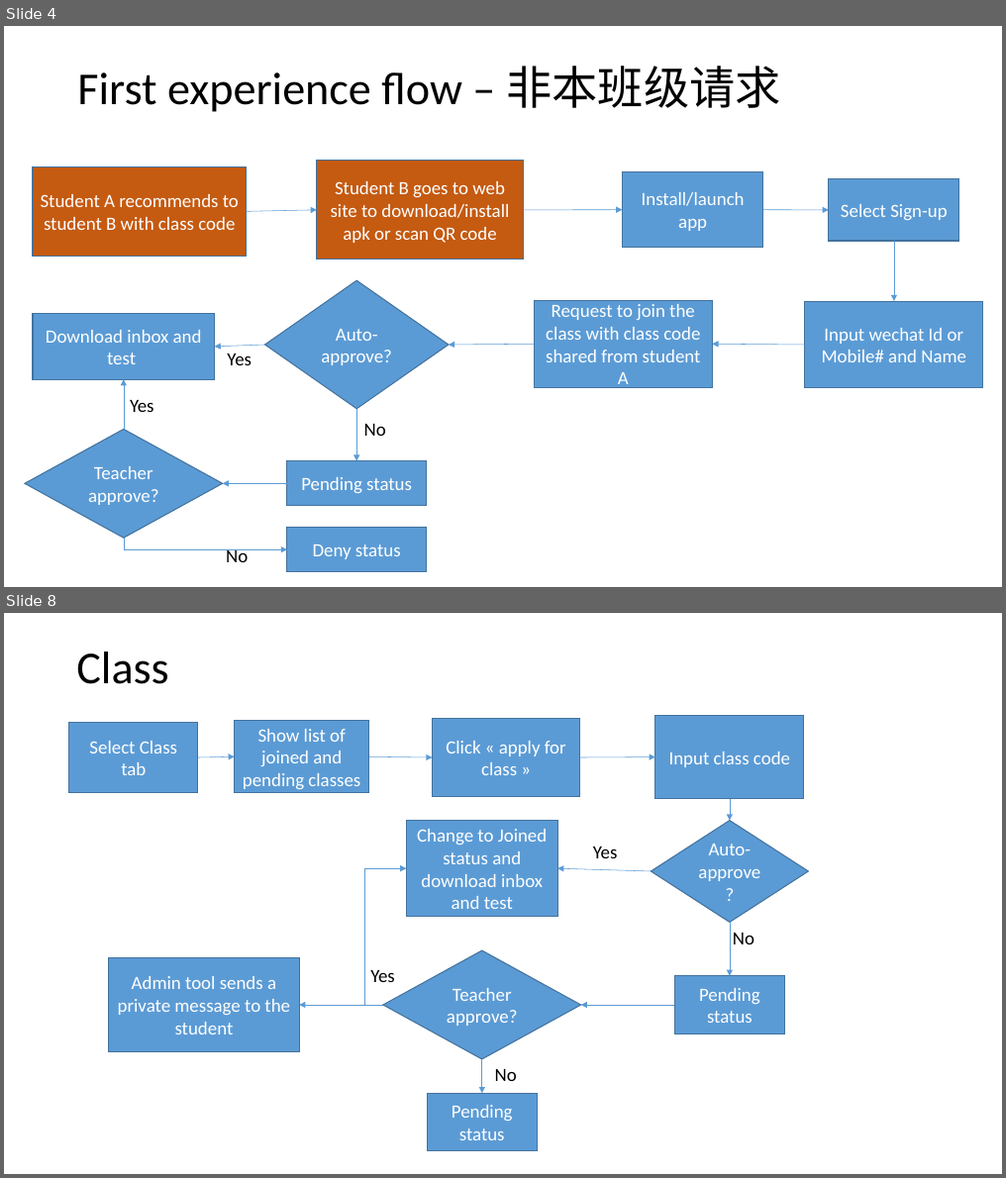
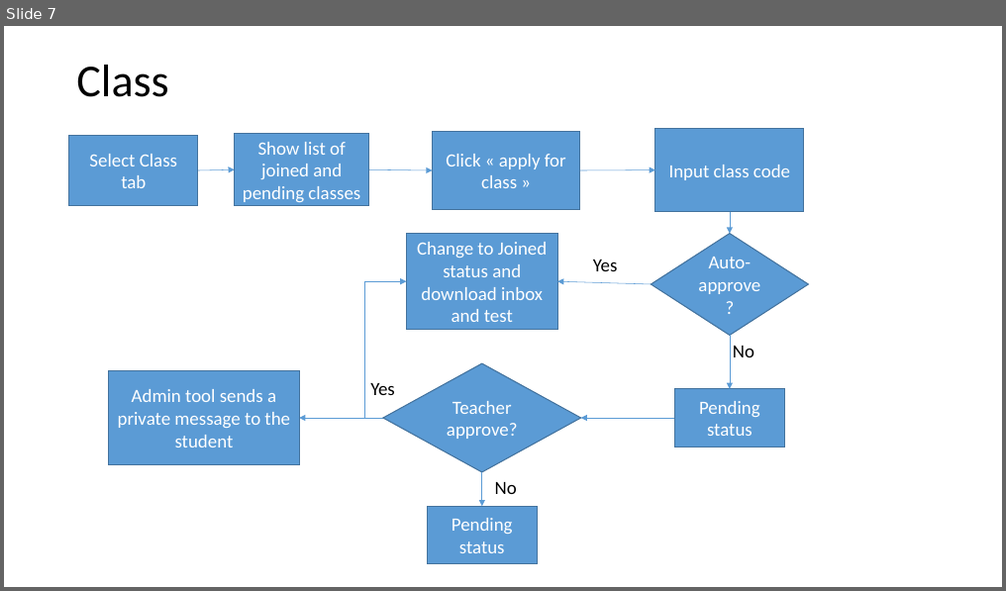
Before and after one commit to joechina/eclasso2o, a slide deck: Parrot-Wireframe/Students flow.pptx. Shown one above the other, each under a label of ours: slides 4 and 8 before the commit, slide 7 after it; the slides between them are not shown. The pictures are 1006x1178 and 1006x591 pixels, drawn with LibreOffice and Linux fonts; fonts in the diff are those of the drawing. Boxes give left, top, right and bottom in pixels: in the first picture for what was removed or moved away, otherwise in the second. Text is boxed around its words. In the diff, an @@ line names an element or a change of style, - is before the commit and + after.

Commit message:
update for first experience flow

```diff
--- a/Parrot-Wireframe/Students flow.pptx
+++ b/Parrot-Wireframe/Students flow.pptx
@@ slide 4 removed at [4, 26, 1002, 587], background #FFFFFF @@
@@ title removed at [77, 66, 781, 112] @@
-First experience flow – 非本班级请求
@@ rectangle removed at [33, 167, 246, 257] @@
-Student A recommends to student B with class code
@@ rectangle removed at [317, 160, 524, 260] @@
-Student B goes to web site to download/install apk or scan QR code
@@ rectangle removed at [623, 172, 763, 248] @@
-Install/launch app
@@ rectangle removed at [829, 178, 960, 241] @@
-Select Sign-up
@@ arrow removed from (247, 212) to (317, 210) @@
@@ arrow removed from (524, 210) to (623, 210) @@
@@ arrow removed from (763, 210) to (829, 210) @@
@@ arrow removed from (894, 241) to (894, 301) @@
@@ diamond removed at [265, 280, 449, 408] @@
-Auto-approve?
@@ rectangle removed at [33, 313, 214, 379] @@
-Download inbox and test
@@ rectangle removed at [534, 301, 712, 387] @@
-Request to join the class with class code shared from student A
@@ rectangle removed at [805, 301, 983, 388] @@
-Input wechat Id or Mobile# and Name
@@ arrow removed from (265, 345) to (214, 347) @@
@@ arrow removed from (534, 344) to (449, 345) @@
@@ arrow removed from (805, 345) to (712, 344) @@
@@ arrow removed from (124, 430) to (124, 379) @@
@@ text removed at [227, 354, 252, 366] @@
-Yes
@@ text removed at [130, 400, 154, 412] @@
-Yes
@@ arrow removed from (356, 409) to (356, 462) @@
@@ diamond removed at [25, 430, 223, 538] @@
-Teacher approve?
@@ text removed at [364, 424, 386, 436] @@
-No
@@ rectangle removed at [287, 462, 426, 506] @@
-Pending status
@@ arrow removed from (287, 484) to (223, 484) @@
@@ rectangle removed at [287, 528, 426, 572] @@
-Deny status
@@ elbow arrow removed from (124, 538) to (287, 550) @@
@@ text removed at [226, 550, 248, 563] @@
-No
@@ what was slide 8 is now slide 7 @@
```
Also in this commit, not shown: 5 slides changed, 1 slide added, 1 other slide removed.
